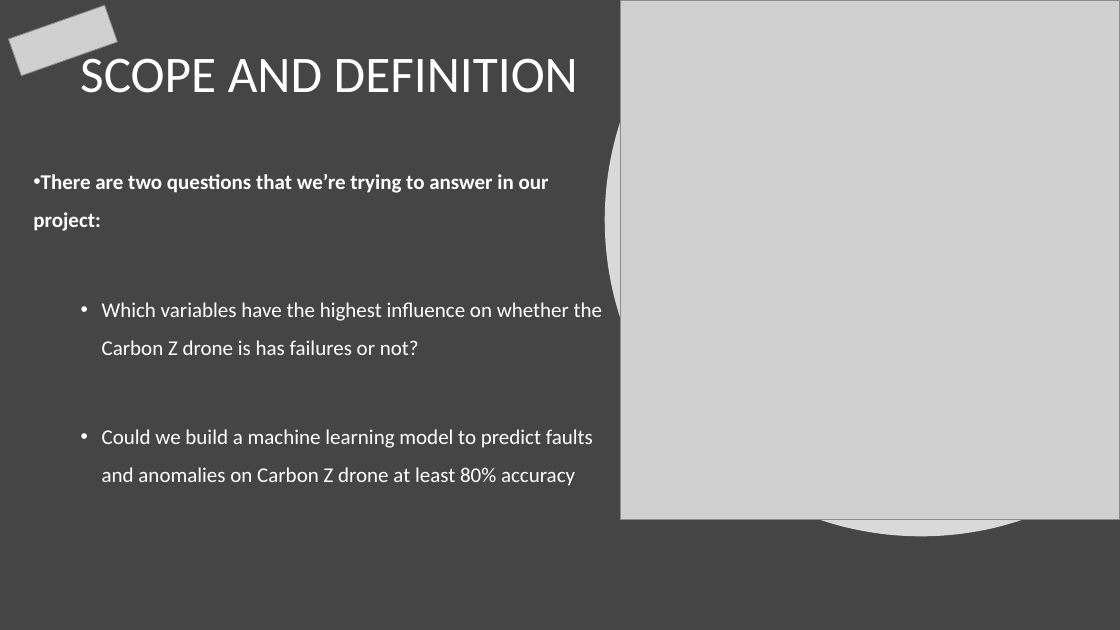
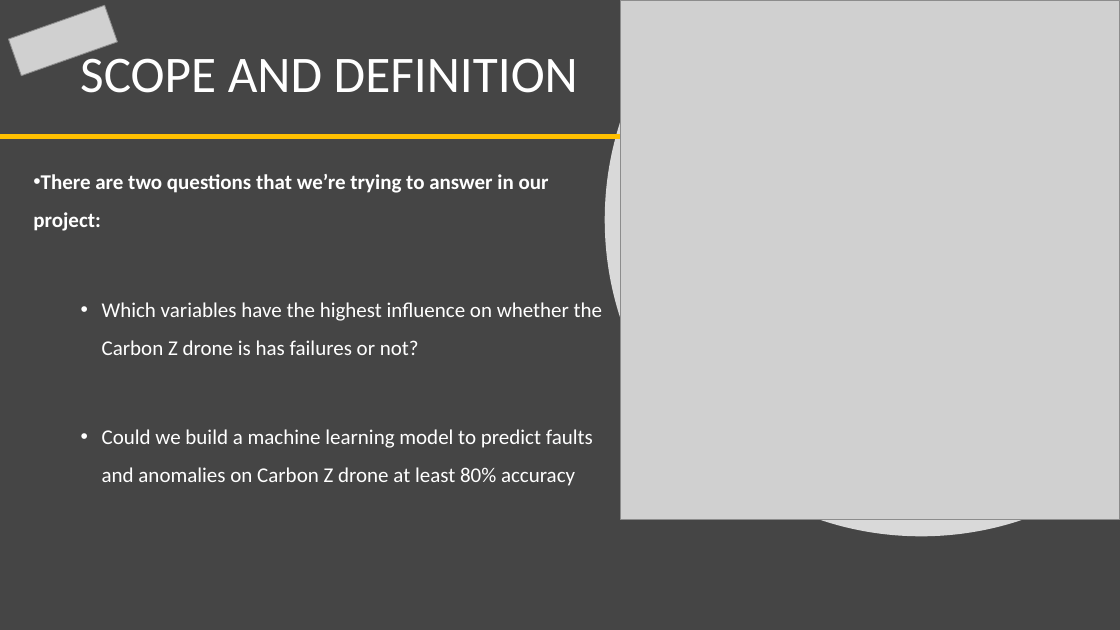
Before and after one commit to MrAshTag/Drone_Faults_Anomaly_Detection, a slide deck: slide 5 of Drone_Faults_and_Anomaly_detection.pptx (slide 4 before the commit). Drawn at 1120x630 pixels with LibreOffice and Linux fonts; fonts in the diff are those of the drawing; grey boxes stand for pictures. Boxes give left, top, right and bottom in pixels: in the first picture for what was removed or moved away, otherwise in the second. Text is boxed around its words. In the diff, an @@ line names an element or a change of style, - is before the commit and + after.

```diff
--- a/Drone_Faults_and_Anomaly_detection.pptx
+++ b/Drone_Faults_and_Anomaly_detection.pptx
@@ line added from (0, 137) to (620, 137), #FFC000 4.5 pt @@
```
Also in this commit, not shown: 5 other slides changed, 3 slides added.
